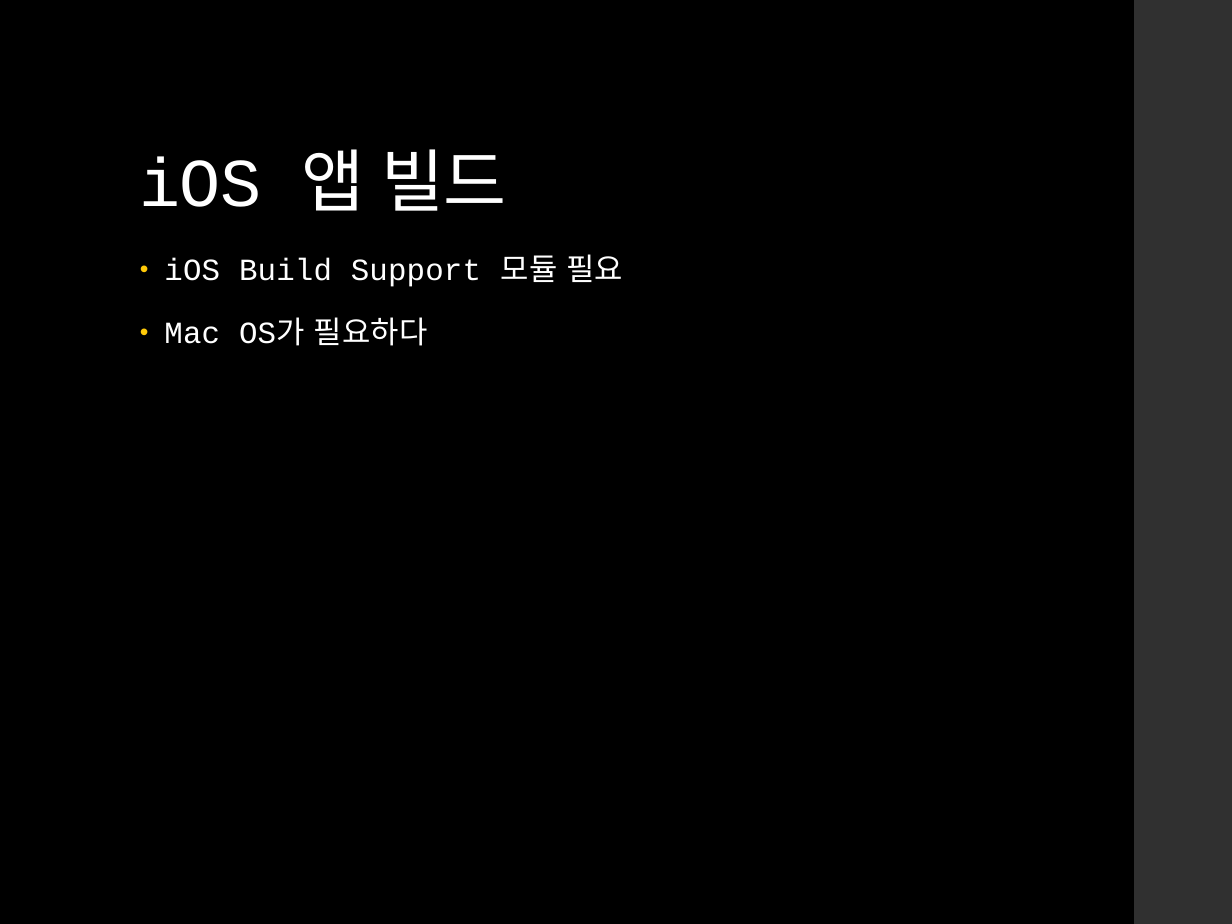
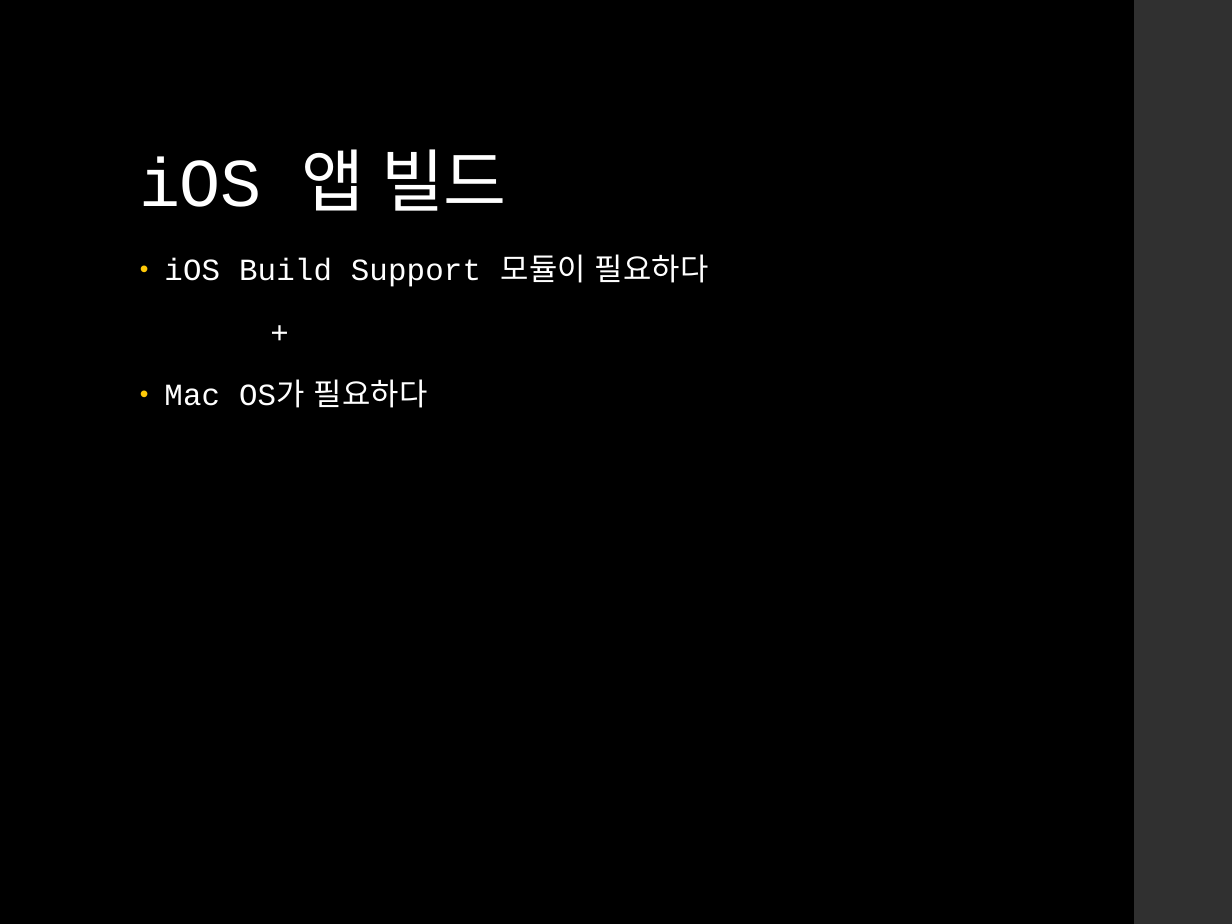
Before and after one commit to IamGroooooot/cien-unity-2020, a slide deck: slide 23 of 7. 게임 데이터와 빌드하기.pptx. Drawn at 1232x924 pixels with LibreOffice and Linux fonts; fonts in the diff are those of the drawing. Boxes give left, top, right and bottom in pixels: in the first picture for what was removed or moved away, otherwise in the second. Text is boxed around its words. In the diff, an @@ line names an element or a change of style, - is before the commit and + after.

Commit message:
Fix Typo in week 6/7 PPT

```diff
--- a/7. 게임 데이터와 빌드하기.pptx
+++ b/7. 게임 데이터와 빌드하기.pptx
@@ text at (x1=164, y1=254, x2=709, y2=287): text changed @@
-• iOS Build Support 모듈 필요
+• iOS Build Support 모듈이 필요하다
++
```
Also in this commit, not shown: 6 other slides changed, 3 other files.
